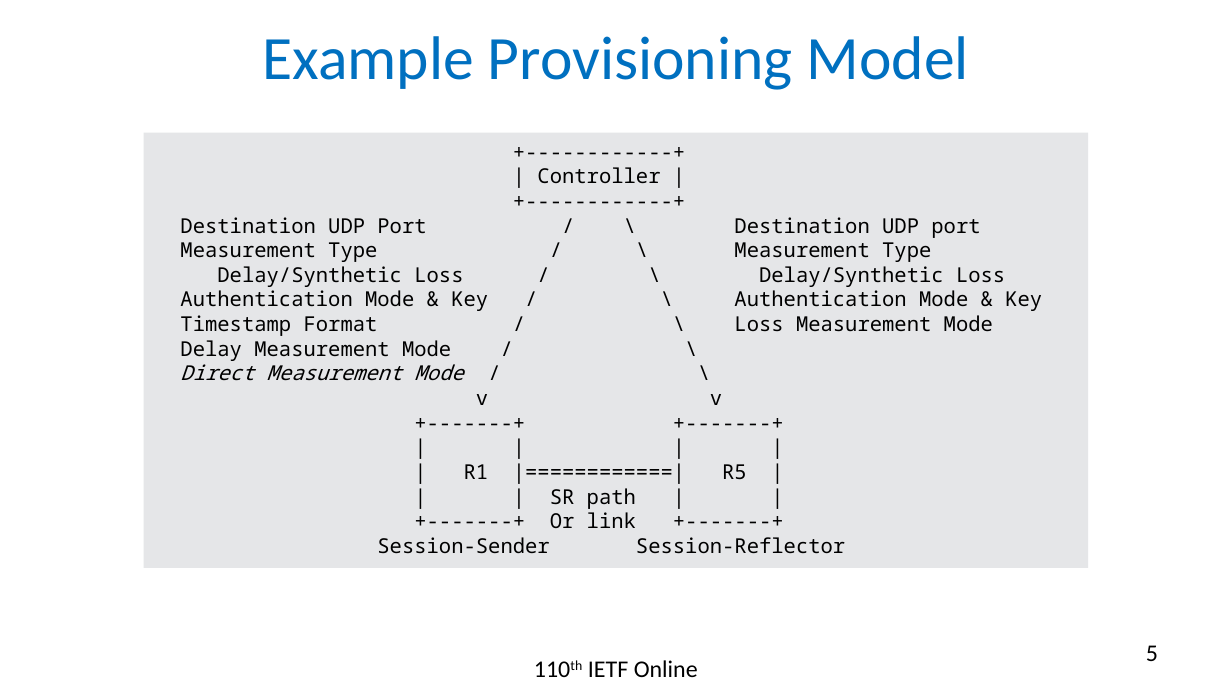
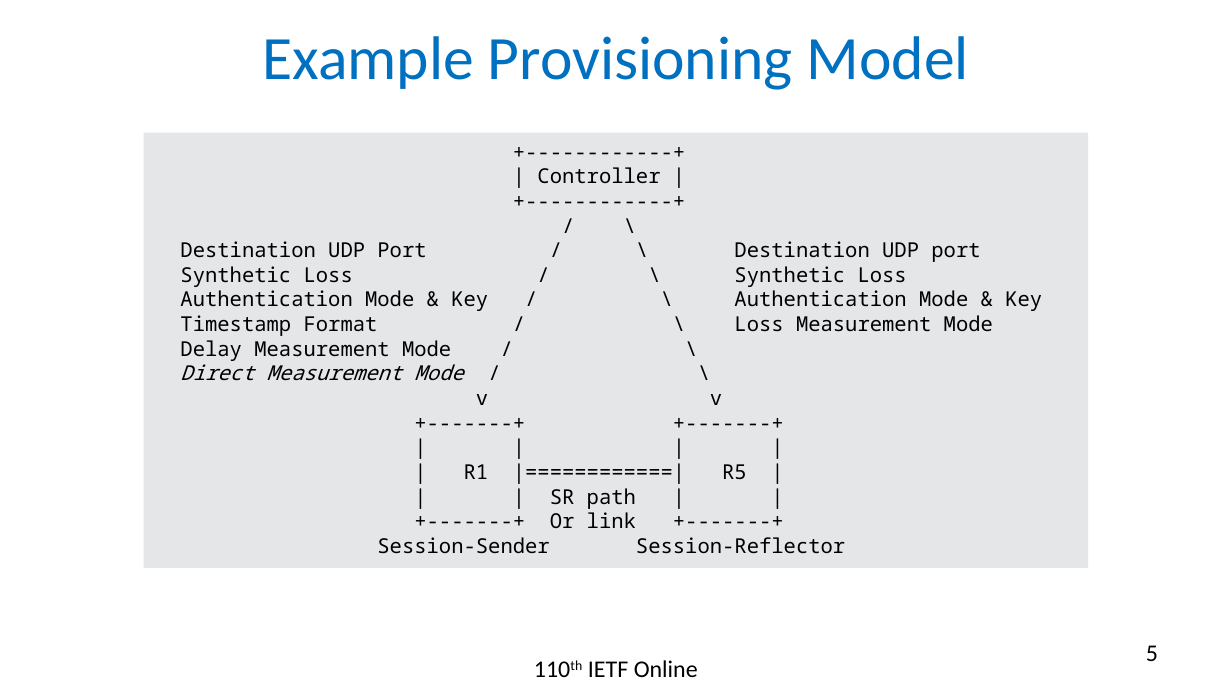
Before and after one commit to rakgandhi/ietf-slides, a slide deck: slide 5 of draft-gandhi-spring-stamp-srpm-04.pptx. Drawn at 1232x693 pixels with LibreOffice and Linux fonts; fonts in the diff are those of the drawing. Boxes give left, top, right and bottom in pixels: in the first picture for what was removed or moved away, otherwise in the second. Text is boxed around its words. In the diff, an @@ line names an element or a change of style, - is before the commit and + after.

```diff
--- a/draft-gandhi-spring-stamp-srpm-04.pptx
+++ b/draft-gandhi-spring-stamp-srpm-04.pptx
@@ text in rectangle at (x1=144, y1=133, x2=1089, y2=568): paragraph added @@
+/ \
@@ text in rectangle at (x1=180, y1=266, x2=907, y2=287): text changed @@
-Measurement Type / \ Measurement Type
-Delay/Synthetic Loss / \ Delay/Synthetic Loss
+Synthetic Loss / \ Synthetic Loss
```
Also in this commit, not shown: 1 other file.
